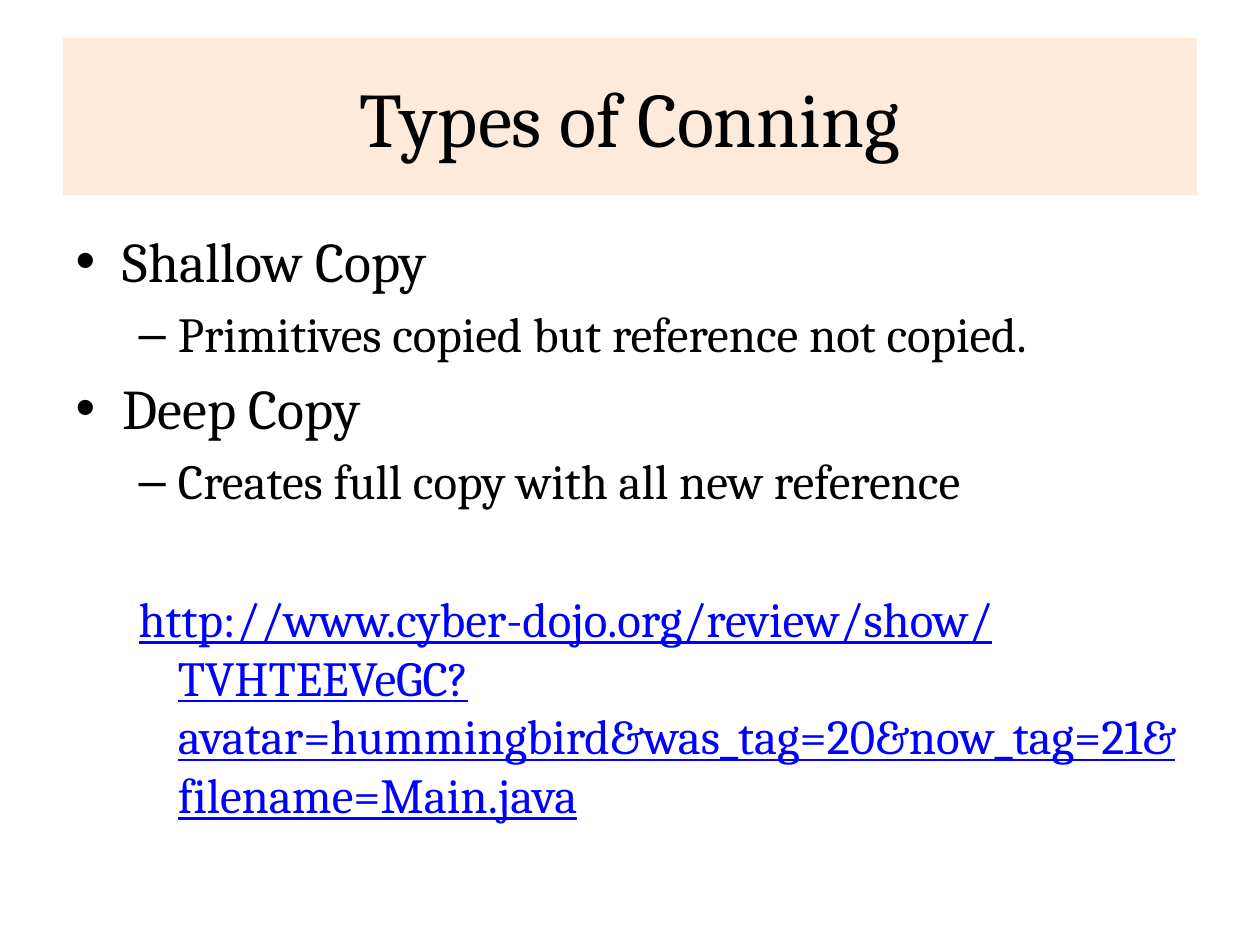
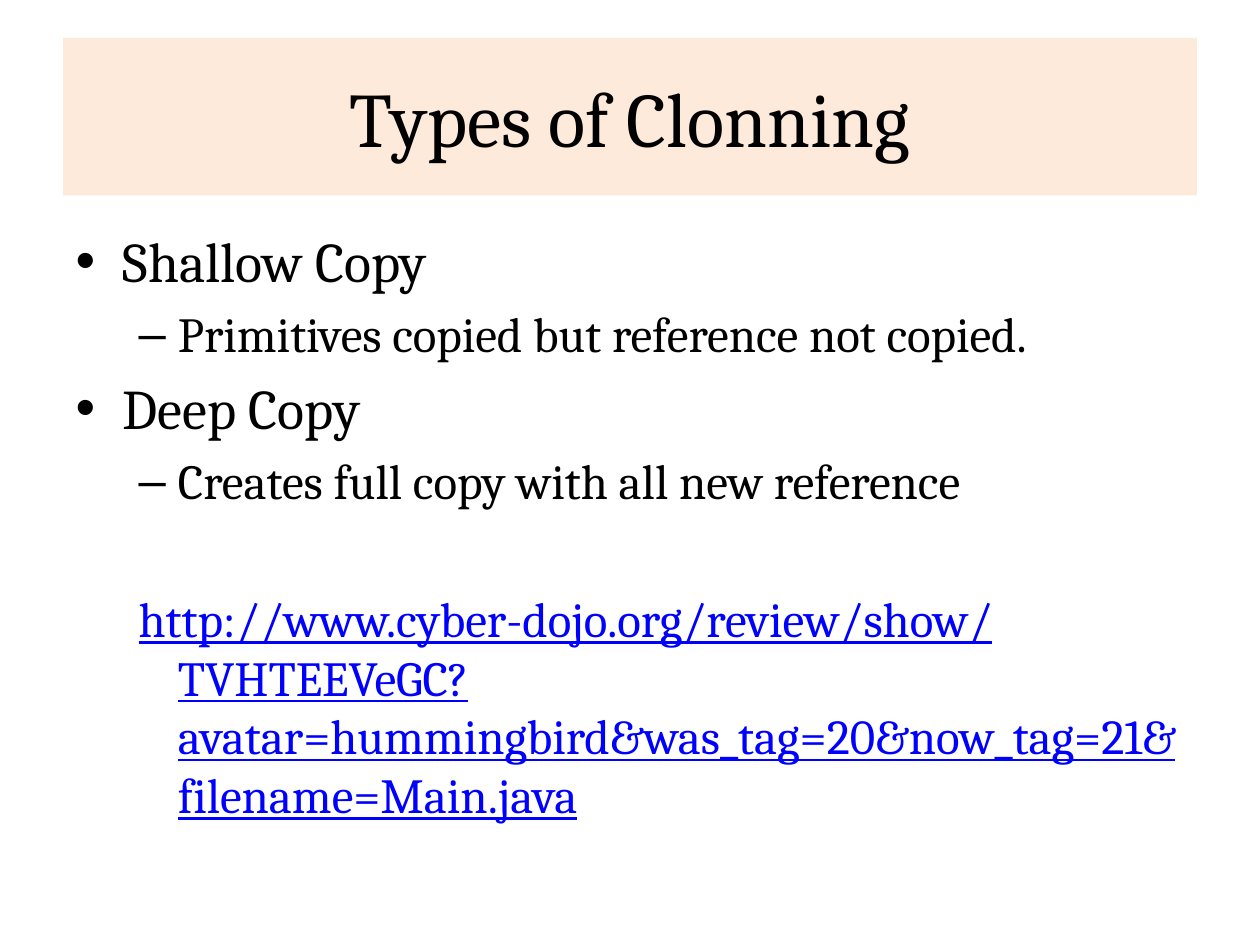
Before and after one commit to rajasekaran36/CS8392-OOPS, a slide deck: slide 9 of Presentations/Unit 2/CS8392-U2-7-Object Clonning.pptx. Drawn at 1260x945 pixels with LibreOffice and Linux fonts; fonts in the diff are those of the drawing. Boxes give left, top, right and bottom in pixels: in the first picture for what was removed or moved away, otherwise in the second. Text is boxed around its words. In the diff, an @@ line names an element or a change of style, - is before the commit and + after.

```diff
--- a/Presentations/Unit 2/CS8392-U2-7-Object Clonning.pptx
+++ b/Presentations/Unit 2/CS8392-U2-7-Object Clonning.pptx
@@ title at [349, 92, 910, 164]: text changed @@
-Types of Conning
+Types of Clonning
```
Also in this commit, not shown: 6 other files.
